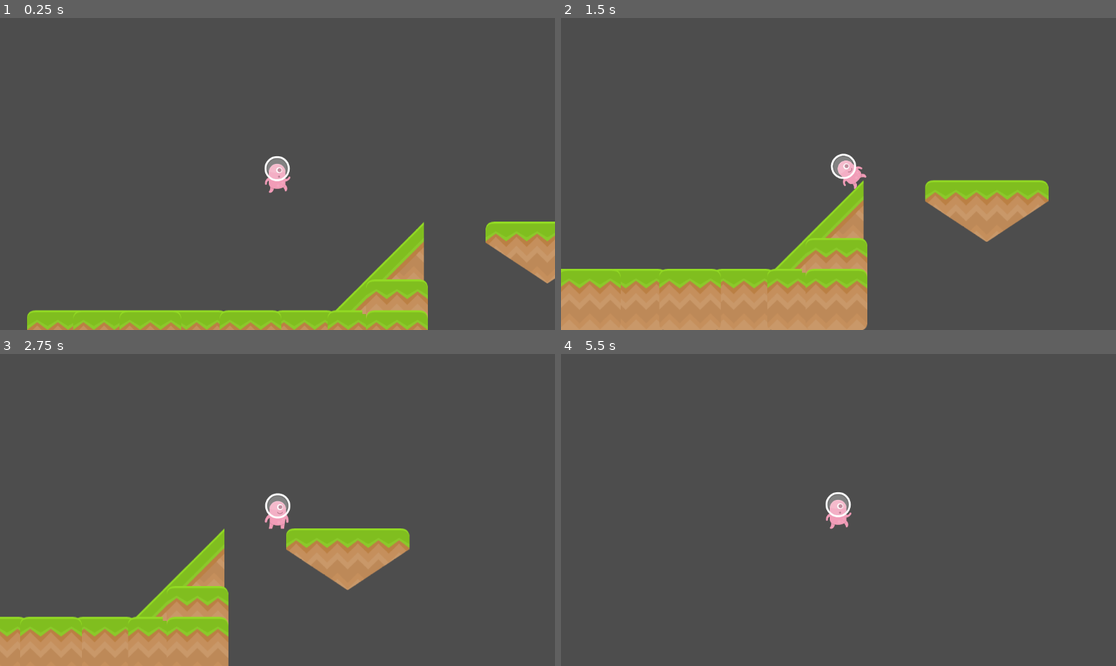
Above: before the commit, frames 1-4 (two rows, left to right).
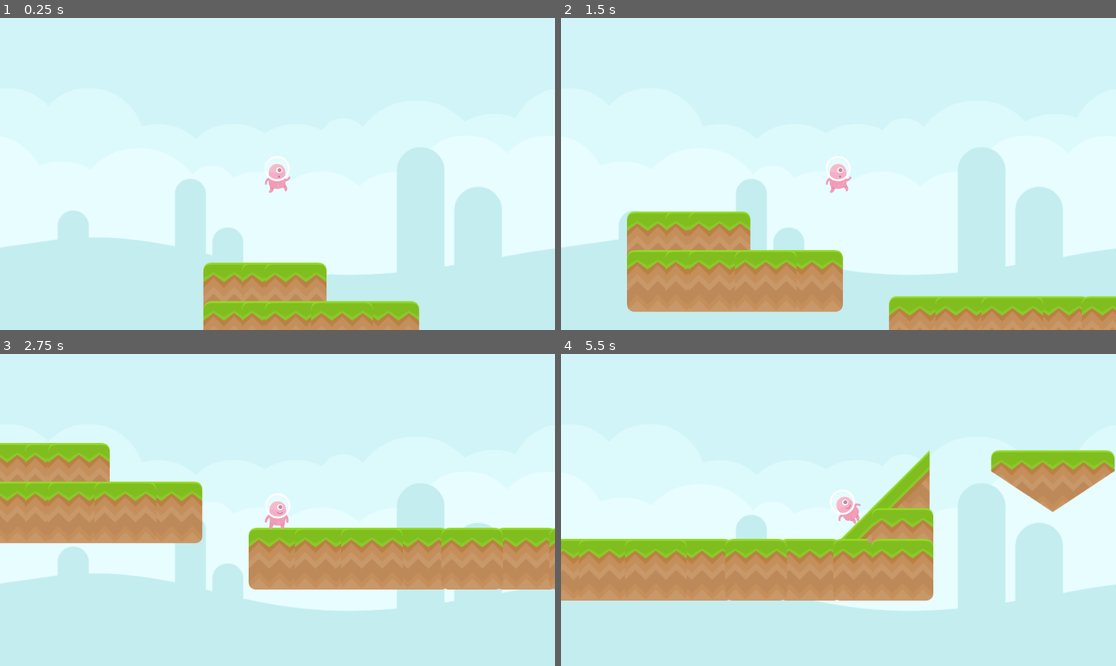
Above: after the commit, the same moments.

Repository: mir4na/tutorial-godot-4
Game: Godot game, scene res://scenes/Level1.tscn
The game is run twice, just before and just after one commit, with the same random seed, the same clock (stepped at 60 frames per second) and the same inputs.
Inputs:
- Up to frame 1 (0.25 s): no input
- Up to frame 2 (1.5 s): tap Enter (ui_accept) at 0.5 s; hold Right (right) from 0.53 s (still down); tap Space (jump) at 0.77 s
- Up to frame 3 (2.75 s): tap Space (jump) at 1.52 s; release Right (right) at 2.03 s; hold A (left) from 2.03 s (still down)
- Up to frame 4 (5.5 s): tap Enter (ui_accept) at 2.75 s; release A (left) at 2.78 s; hold Right (right) 2.78-4.28 s; tap Space (jump) at 3.02, 3.77, 4.52 s; hold A (left) 4.28-5.03 s; hold Right (right) from 5.03 s (still down)

The runs differ from the first frame. In frame 1, 99% of the frame differs, in the area x 0-100%, y 0-100%; in frame 2, 97%; in frame 3, 97%; in frame 4, 100%.

Commit message:
add some tiles

Diff:
--- a/scenes/Level1.tscn
+++ b/scenes/Level1.tscn
@@ -2,6 +2,7 @@
 
 [ext_resource type="PackedScene" uid="uid://bc2fujtl13g10" path="res://scenes/Player.tscn" id="1"]
 [ext_resource type="Texture2D" uid="uid://gblymbak3d7c" path="res://assets/kenney_platformerpack/PNG/Ground/Grass/grass.png" id="1_ecr63"]
+[ext_resource type="Texture2D" uid="uid://ch5ret1dd7qk3" path="res://assets/kenney_platformerpack/PNG/Backgrounds/blue_grass.png" id="1_n34uq"]
 [ext_resource type="Texture2D" uid="uid://bnqlpokqm43i6" path="res://assets/kenney_platformerpack/PNG/Ground/Grass/grassCliffAlt_left.png" id="2_n34uq"]
 [ext_resource type="Texture2D" uid="uid://bit47e7bo0psx" path="res://assets/kenney_platformerpack/PNG/Ground/Grass/grassCliffAlt_right.png" id="3_kbo48"]
 [ext_resource type="Texture2D" uid="uid://o2hqxexhdatg" path="res://assets/kenney_platformerpack/PNG/Ground/Grass/grassCliff_left.png" id="4_4dyl1"]
@@ -522,14 +523,44 @@
 sources/5 = SubResource("TileSetAtlasSource_t46sy")
 sources/6 = SubResource("TileSetAtlasSource_thv4y")
 
+[sub_resource type="RectangleShape2D" id="RectangleShape2D_n34uq"]
+size = Vector2(101, 841)
+
 [node name="Level1" type="Node2D" unique_id=1205979802]
+
+[node name="CanvasLayer" type="CanvasLayer" parent="." unique_id=1613138677]
+layer = -1
+
+[node name="TextureRect" type="TextureRect" parent="CanvasLayer" unique_id=189128955]
+anchors_preset = 15
+anchor_right = 1.0
+anchor_bottom = 1.0
+grow_horizontal = 2
+grow_vertical = 2
+texture = ExtResource("1_n34uq")
+expand_mode = 1
+stretch_mode = 6
 
 [node name="TileMapLayer" type="TileMapLayer" parent="." unique_id=366487966]
 position = Vector2(445, 209)
-tile_map_data = PackedByteArray("AADj/xcAAAAAAAAAAADp/xcAAAA …(2623 unchanged characters)… AHAAEAAAAqAAoAAgAHAAIAAAAqAAsAAgAHAAMAAAA=")
+tile_map_data = PackedByteArray("AADj/xcAAAAAAAAAAADp/xcAAAA …(2623 unchanged characters)… AHAAEAAAAqAAoAAgAHAAIAAAAqAAsAAgAHAAMAAADV/xEAAAAAAAAAAADP/xEAAAAAAAAAAADJ/xEAAAAAAAAAAADG/xEAAAAAAAAAAADB/xEAAAAAAAAAAADB/wwAAAAAAAAAAADG/wwAAAAAAAAAAADJ/wwAAAAAAAAAAAA=")
 tile_set = SubResource("TileSet_u4kti")
 
 [node name="Player" parent="." unique_id=965045597 instance=ExtResource("1")]
-position = Vector2(445, 209)
+position = Vector2(-465, 132)
 collision_layer = 3
 collision_mask = 3
+
+[node name="Node2D" type="Node2D" parent="." unique_id=1732071895]
+
+[node name="StaticBody2D" type="StaticBody2D" parent="Node2D" unique_id=643276962]
+
+[node name="CollisionShape2D" type="CollisionShape2D" parent="Node2D/StaticBody2D" unique_id=1098960401]
+position = Vector2(-669.5, 405.5)
+shape = SubResource("RectangleShape2D_n34uq")
+
+[node name="StaticBody2D2" type="StaticBody2D" parent="Node2D" unique_id=2044659746]
+
+[node name="CollisionShape2D" type="CollisionShape2D" parent="Node2D/StaticBody2D2" unique_id=1836319040]
+position = Vector2(1181, 390)
+shape = SubResource("RectangleShape2D_n34uq")
--- a/scenes/LoseScreen.tscn
+++ /dev/null
@@ -1,10 +0,0 @@
-[gd_scene load_steps=2 format=2]
-
-[ext_resource path="res://assets/dead.jpg" type="Texture2D" id=1]
-
-[node name="LoseScreen" type="Node2D"]
-
-[node name="Sprite2D" type="Sprite2D" parent="."]
-position = Vector2( 512, 320 )
-scale = Vector2( 0.76, 0.76 )
-texture = ExtResource( 1 )
--- a/scenes/WinScreen.tscn
+++ /dev/null
@@ -1,7 +0,0 @@
-[gd_scene load_steps=2 format=2]
-
-[ext_resource path="res://Assets/Keanu.png" type="Texture2D" id=1]
-
-[node name="WinScreen" type="Sprite2D"]
-position = Vector2( 512.329, 294.151 )
-texture = ExtResource( 1 )
